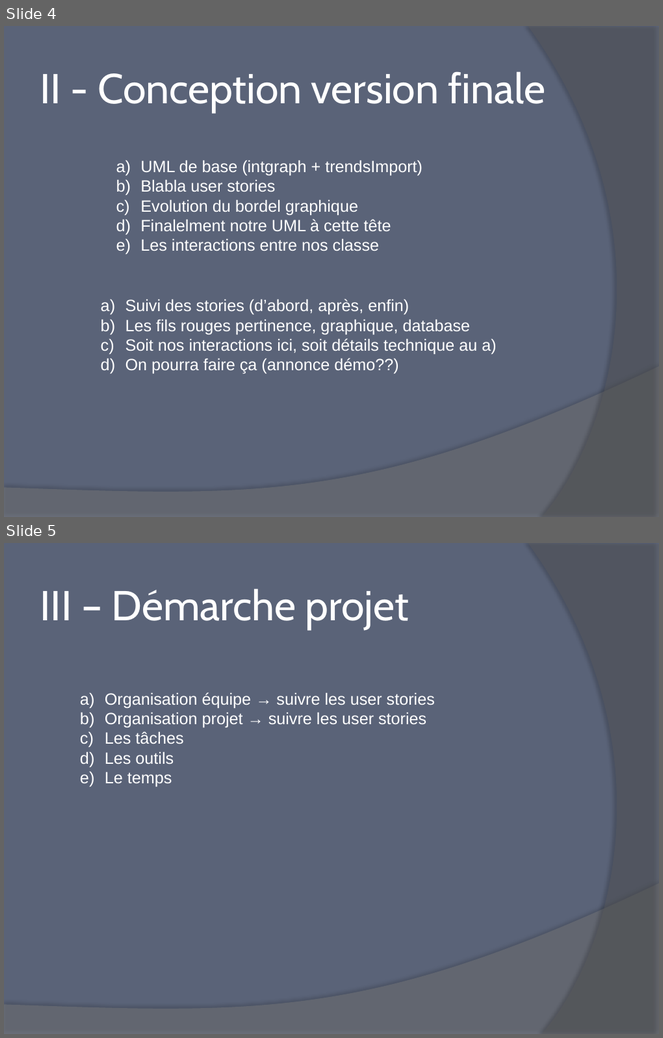
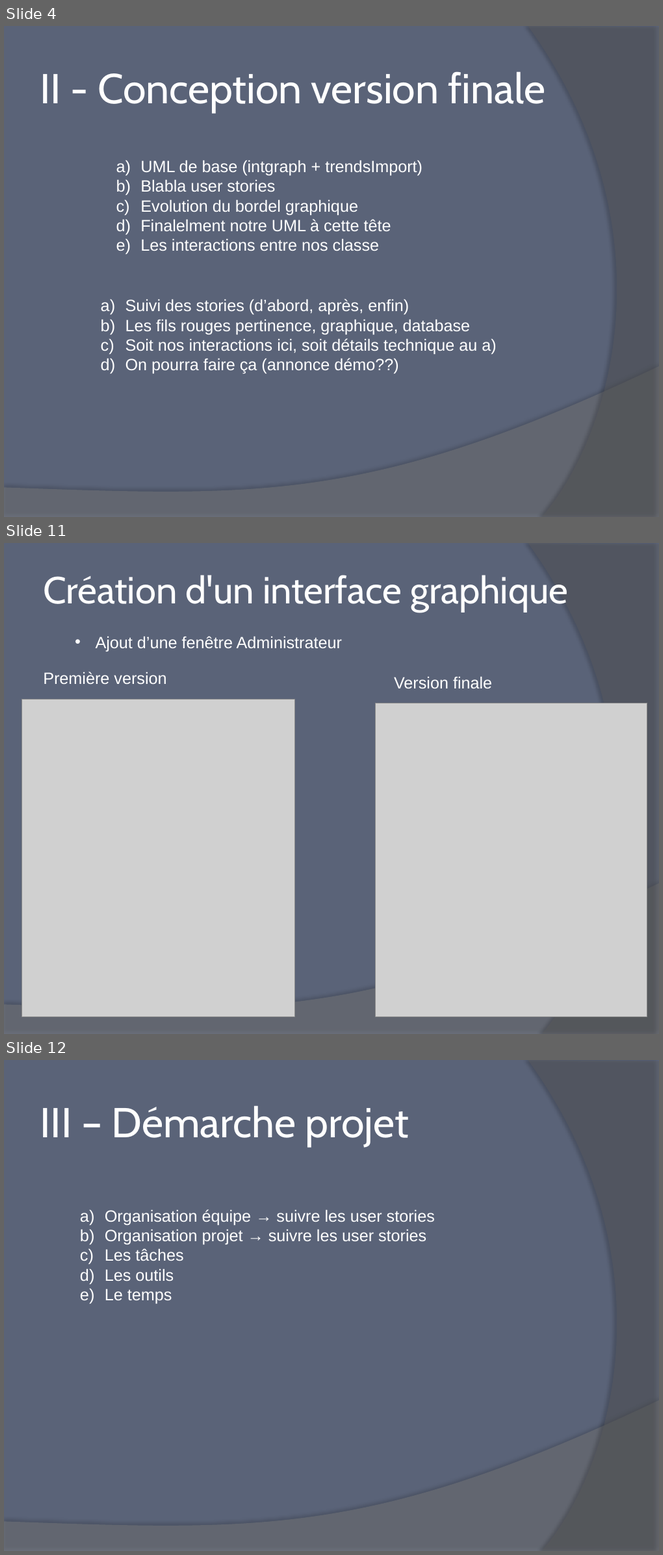
Before and after one commit to Firnen14/diapoTwittrend, a slide deck: Java_Slides.pptx. Shown one above the other, each under a label of ours: slides 4 and 5 before the commit, slides 4, 11 and 12 after it; the slides between them are not shown. The pictures are 663x1038 and 663x1555 pixels, drawn with LibreOffice and Linux fonts; fonts in the diff are those of the drawing; grey boxes stand for pictures. Boxes give left, top, right and bottom in pixels: in the first picture for what was removed or moved away, otherwise in the second. Text is boxed around its words. In the diff, an @@ line names an element or a change of style, - is before the commit and + after.

```diff
--- a/Java_Slides.pptx
+++ b/Java_Slides.pptx
@@ slide 11 added at (4,543,659,1034), background #5A6378; not listed: 2 template elements that a slide beside it also shows @@
@@ text added at (43,575,568,611), 41.4 pt, text #FFFFFF @@
+Création d'un interface graphique
@@ text added at (96,636,342,652), 18 pt, text #FFFFFF @@
+• Ajout d’une fenêtre Administrateur
@@ text added at (43,672,166,684), 18 pt, text #FFFFFF @@
+Première version
@@ text added at (394,676,492,689), 18 pt, text #FFFFFF @@
+Version finale
@@ picture added at (22,700,296,1017) @@
@@ picture added at (376,703,648,1017) @@
@@ what was slide 5 is now slide 12 @@
```
Also in this commit, not shown: 6 other slides added.
